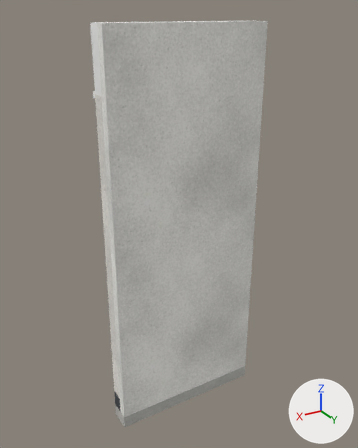
The glTF model kits/concessionaria/pieces/s_plain_l.glb, before and after one commit.
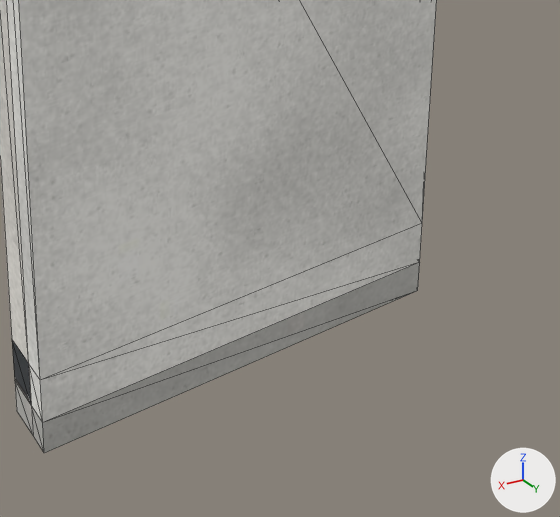
Old and new are each drawn whole from a 50 mm camera at (2.71, 4.32, 4.29) aimed at (0.14, 0.04, 2.15) and again close up on the part from 31% to 81% of the width and 63% to 100% of the height. Arrows for +X, +Y and +Z are at lower right; the lights stay in place. The last two pictures show the newer version. The close-ups show mesh edges as thin lines.

Script lines for the objects in view, before the commit:
```python
me_s_plain_l_concrete = bpy.data.meshes.new('s_plain_l_concrete')
me_s_plain_l_concrete.from_pydata(...)  # 12 vertices, 16 faces; spans x -0.75..1.0, y 0.0..0.25, z -0.15..0.0
me_s_plain_l_concrete.materials.append(mat_concrete)
me_s_plain_l_plaster = bpy.data.meshes.new('s_plain_l_plaster')
me_s_plain_l_plaster.from_pydata(...)  # 16 vertices, 20 faces; spans x -0.75..1.0, y 0.15..0.25, z 0.0..4.2
me_s_plain_l_plaster.materials.append(mat_plaster)
me_s_plain_l_render = bpy.data.meshes.new('s_plain_l_render')
me_s_plain_l_render.from_pydata(...)  # 8 vertices, 6 faces; spans x -0.75..1.0, y 0.0..0.15, z 0.2..3.6
me_s_plain_l_render.materials.append(mat_render)
ob_s_plain_l_concrete = bpy.data.objects.new('s_plain_l_concrete', me_s_plain_l_concrete)
ob_s_plain_l_concrete.location = (0.0, 0.0, 0.0)
ob_s_plain_l_plaster = bpy.data.objects.new('s_plain_l_plaster', me_s_plain_l_plaster)
ob_s_plain_l_plaster.location = (0.0, 0.0, 0.0)
ob_s_plain_l_render = bpy.data.objects.new('s_plain_l_render', me_s_plain_l_render)
ob_s_plain_l_render.location = (0.0, 0.0, 0.0)
# also in view: 's_plain_l_block_d' at (0.12, 0.08, 0.1)
```
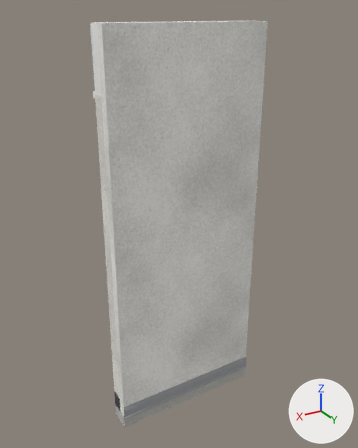
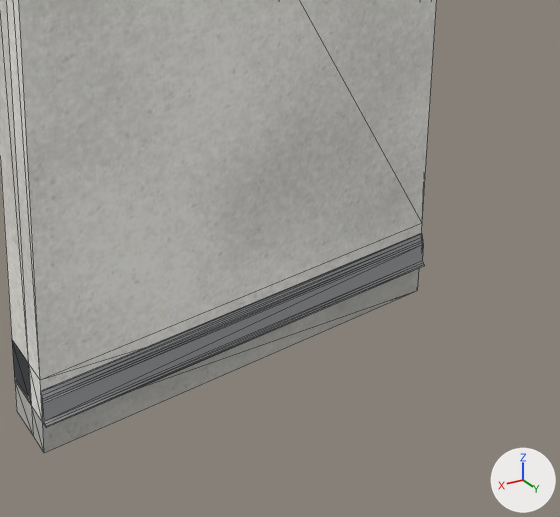
The change, as JSON lines over the scene's bpy script:
```json
{"op": "add", "block": "mat_trim", "code": ["mat_trim = principled_material('trim')", "mat_trim.base_color = (0.353, 0.361, 0.376)  # grey #a0a2a5", "mat_trim.roughness = 0.6"]}
{"op": "add", "block": "me_molduras", "code": ["me_molduras = bpy.data.meshes.new('molduras')", "me_molduras.from_pydata(...)  # 22 vertices, 40 faces; spans x -0.75..1.0, y 0.25..0.28, z 0.0..0.15", "me_molduras.materials.append(mat_trim)  # grey #a0a2a5"]}
{"op": "add", "block": "ob_molduras", "code": ["ob_molduras = bpy.data.objects.new('molduras', me_molduras)", "ob_molduras.location = (0.0, 0.0, 0.0)"]}
```

What differs and where, as boxes [x1, y1, x2, y2] in the close-ups (560 x 517 px):
```json
{"object": "molduras", "change": "added", "after": [41, 233, 424, 428]}
```
